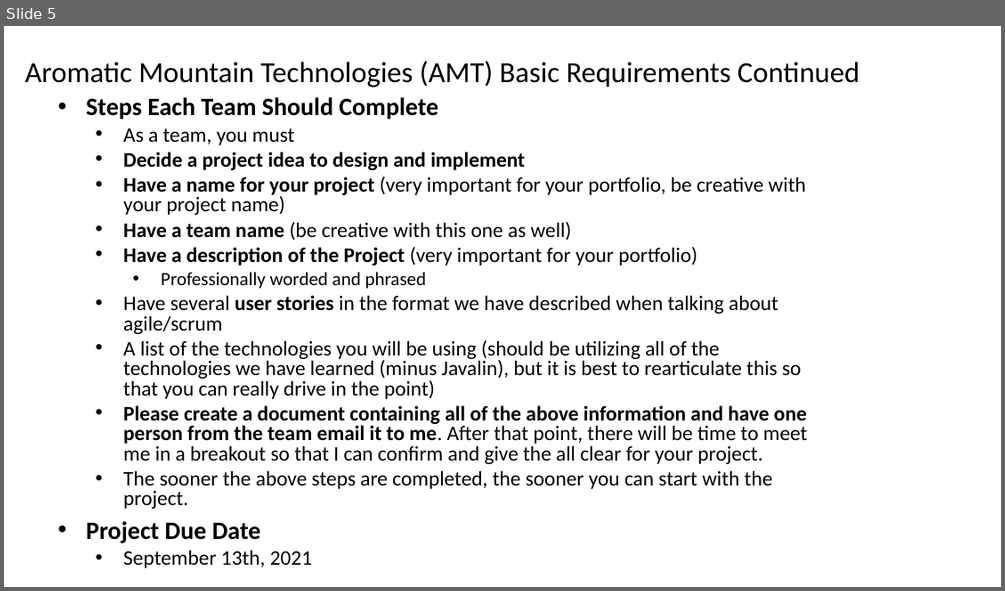
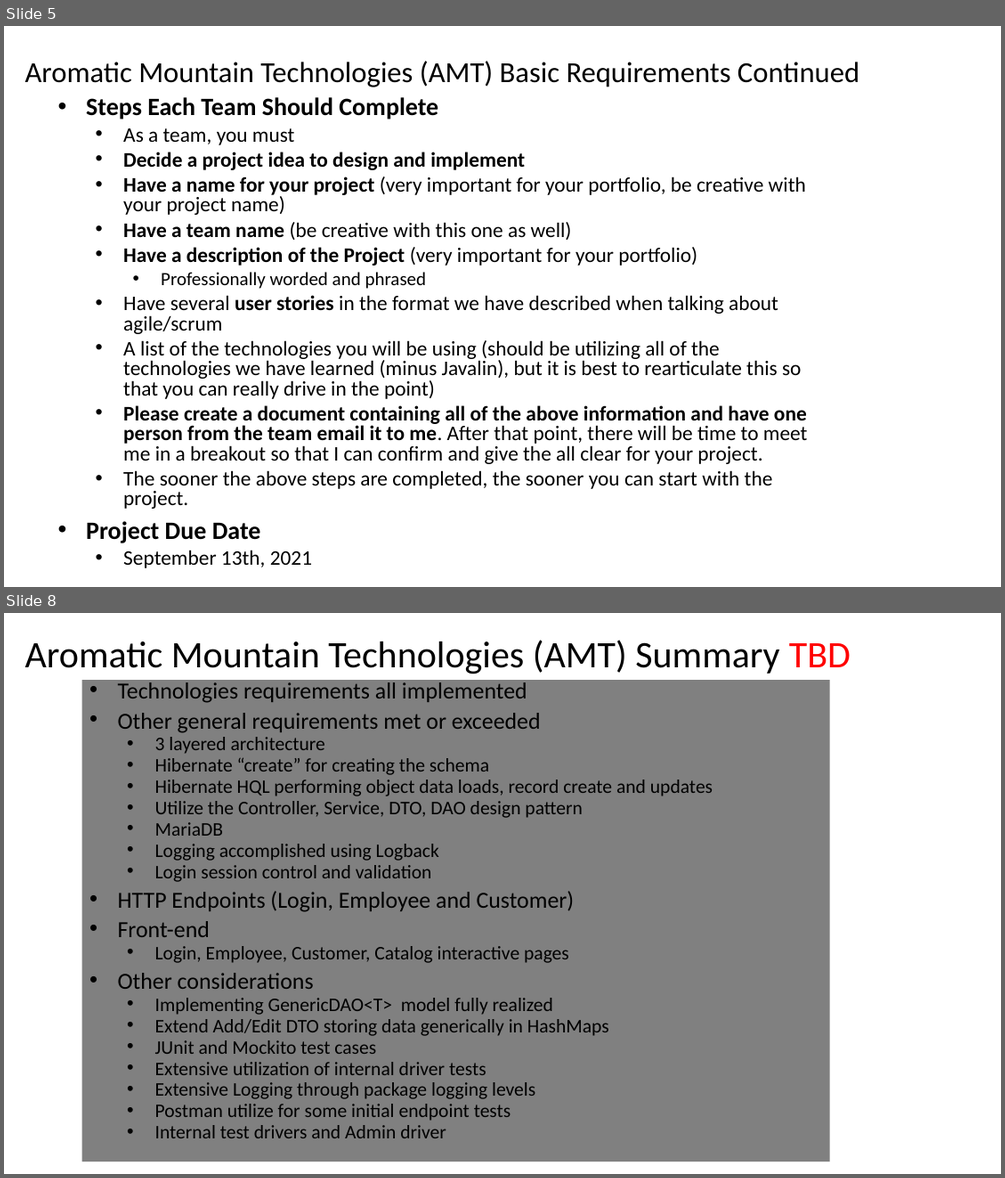
Before and after one commit to tlw8253/Aromatic-Mountain-Technologies-BE, a slide deck: docs/AMT.pptx. Shown one above the other, each under a label of ours: slide 5 before the commit, slides 5 and 8 after it; the slides between them are not shown. The pictures are 1005x591 and 1005x1178 pixels, drawn with LibreOffice and Linux fonts; fonts in the diff are those of the drawing. Boxes give left, top, right and bottom in pixels: in the first picture for what was removed or moved away, otherwise in the second. Text is boxed around its words. In the diff, an @@ line names an element or a change of style, - is before the commit and + after.

```diff
--- a/docs/AMT.pptx
+++ b/docs/AMT.pptx
@@ slide 8 added at [4,613,1001,1174], background #FFFFFF @@
@@ title added at [25,640,850,674], 36 pt, text #000000 @@
+Aromatic Mountain Technologies (AMT) Summary TBD
@@ subtitle added at [81,681,830,1162], fill #808080, 18.5 pt, text #000000 @@
+• Technologies requirements all implemented
+• Other general requirements met or exceeded
+  • 3 layered architecture
+  • Hibernate “create” for creating the schema
+  • Hibernate HQL performing object data loads, record create and updates
+  • Utilize the Controller, Service, DTO, DAO design pattern
+  • MariaDB
+  • Logging accomplished using Logback
+  • Login session control and validation
+• HTTP Endpoints (Login, Employee and Customer)
+• Front-end
+  • Login, Employee, Customer, Catalog interactive pages
+• Other considerations
+  • Implementing GenericDAO<T> model fully realized
+  • Extend Add/Edit DTO storing data generically in HashMaps
+  • JUnit and Mockito test cases
+  • Extensive utilization of internal driver tests
+  • Extensive Logging through package logging levels
+  • Postman utilize for some initial endpoint tests
+  • Internal test drivers and Admin driver
```
Also in this commit, not shown: 2 other slides added, 1 slide removed, 3 other files.
